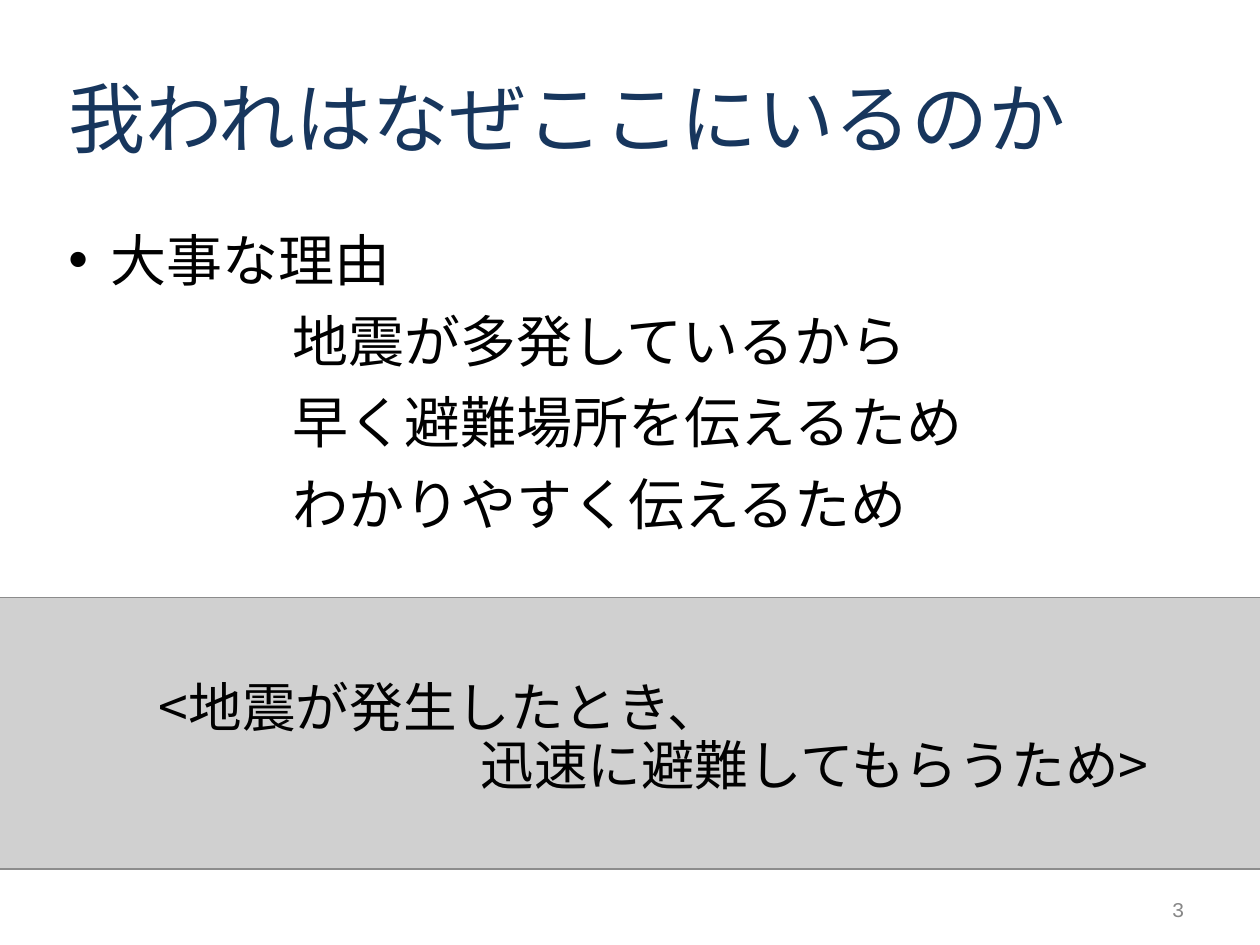
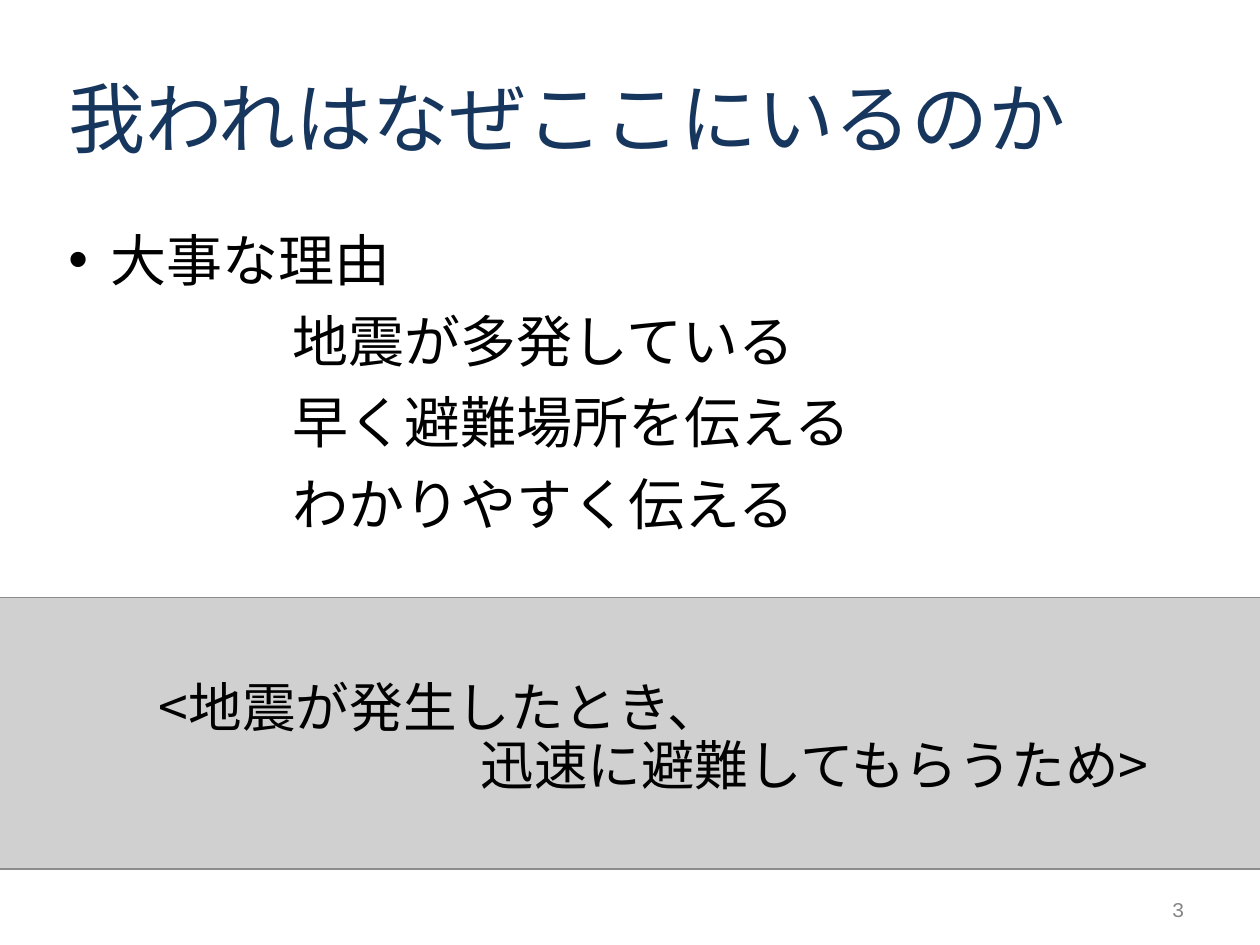
Before and after one commit to tomoyukikondo/yabukiC2017, a slide deck: slide 3 of Ｃ班インセプションデッキ.ppt. Drawn at 1260x945 pixels with LibreOffice and Linux fonts; fonts in the diff are those of the drawing; grey boxes stand for pictures. Boxes give left, top, right and bottom in pixels: in the first picture for what was removed or moved away, otherwise in the second. Text is boxed around its words. In the diff, an @@ line names an element or a change of style, - is before the commit and + after.

```diff
--- a/Ｃ班インセプションデッキ.ppt
+++ b/Ｃ班インセプションデッキ.ppt
@@ text at (292, 314, 851, 530): text changed @@
-地震が多発しているから
-早く避難場所を伝えるため
-わかりやすく伝えるため
+地震が多発している
+早く避難場所を伝える
+わかりやすく伝える
```
Also in this commit, not shown: 5 other slides changed, 1 other file.
